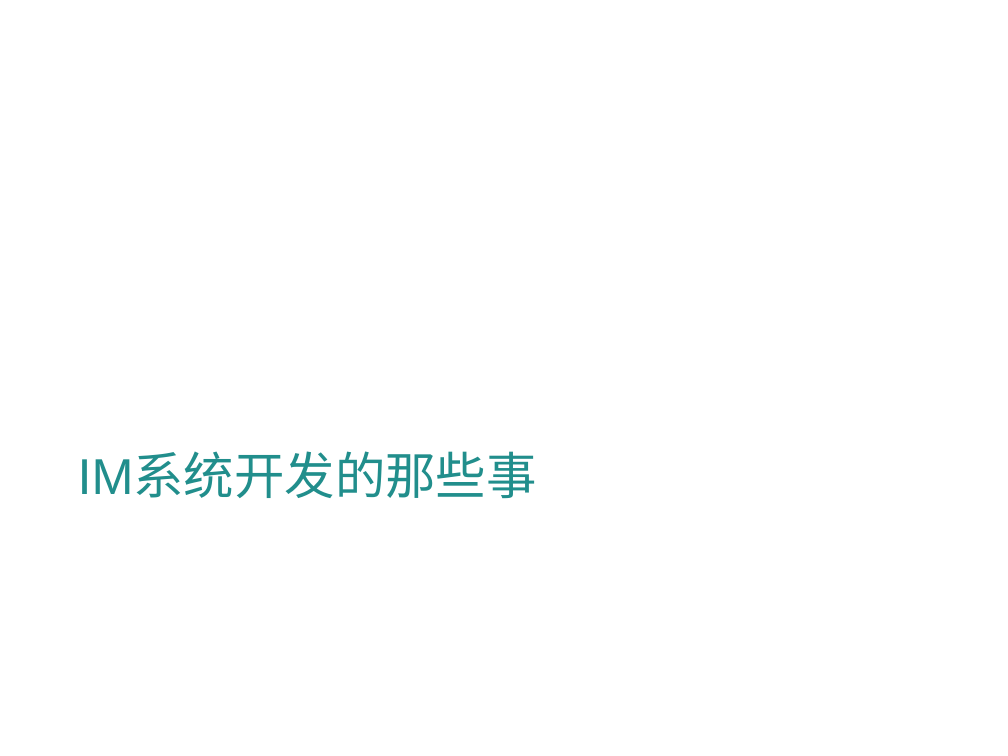
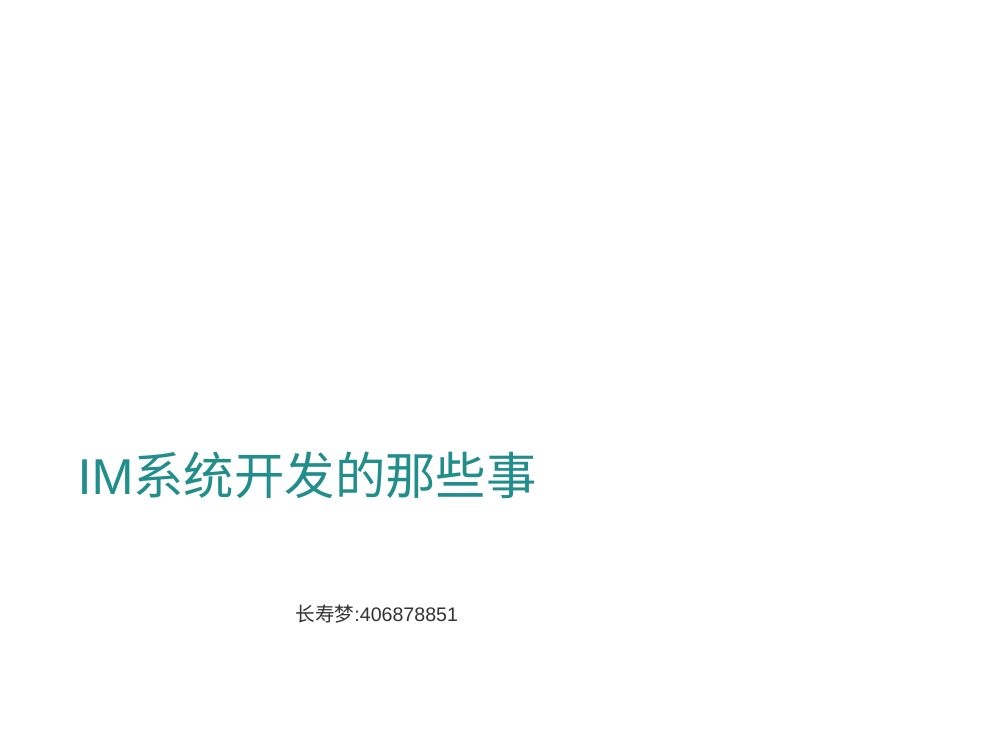
Before and after one commit to changshoumeng/me, a slide deck: slide 1 of 第三篇_IM系统开发的那些事.pptx. Drawn at 1008x756 pixels with LibreOffice and Linux fonts; fonts in the diff are those of the drawing; background and template pictures are left out. Boxes give left, top, right and bottom in pixels: in the first picture for what was removed or moved away, otherwise in the second. Text is boxed around its words. In the diff, an @@ line names an element or a change of style, - is before the commit and + after.

Commit message:
update add add exls

```diff
--- a/第三篇_IM系统开发的那些事.pptx
+++ b/第三篇_IM系统开发的那些事.pptx
@@ text added at <box>295,604,458,623</box>, 14 pt, text #333333 @@
+长寿梦:406878851
```
